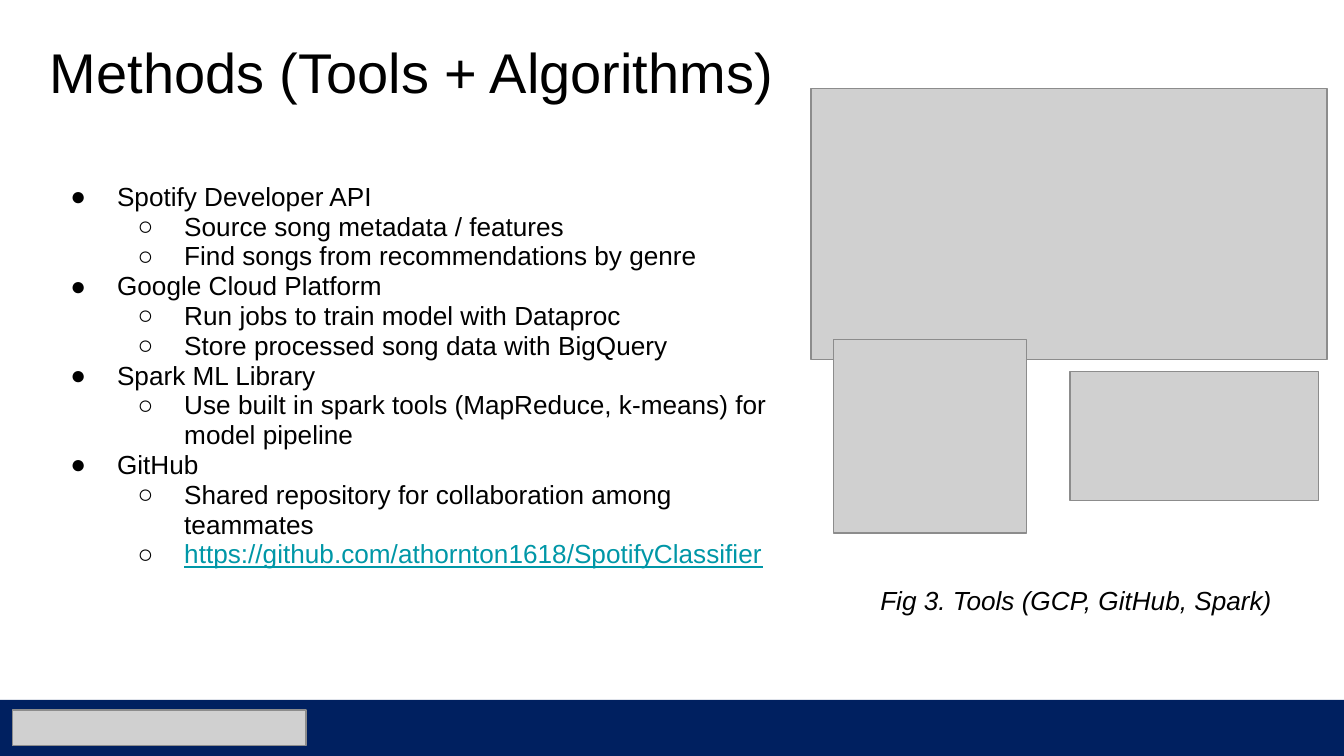
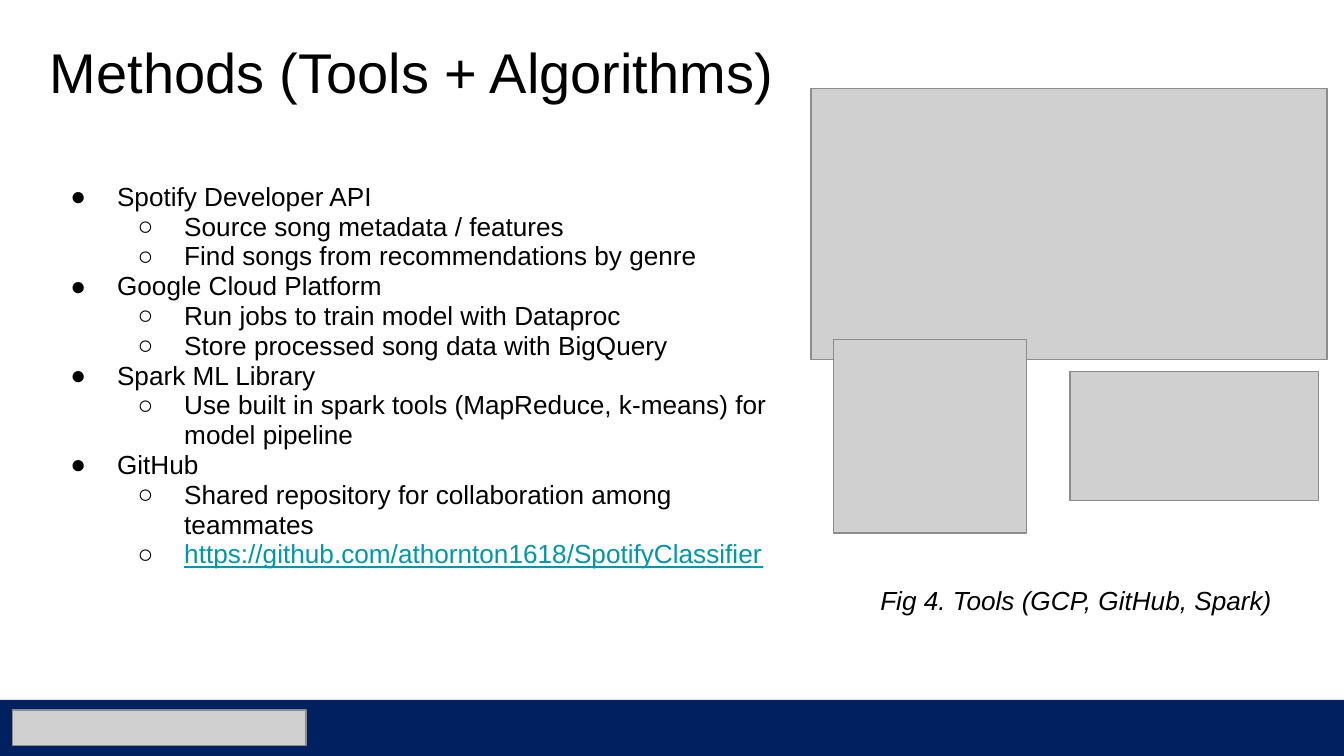
Before and after one commit to athornton1618/SpotifyClassifier, a slide deck: slide 5 of Documentation/Spotify Classifier Proposal.pptx. Drawn at 1344x756 pixels with LibreOffice and Linux fonts; fonts in the diff are those of the drawing; grey boxes stand for pictures. Boxes give left, top, right and bottom in pixels: in the first picture for what was removed or moved away, otherwise in the second. Text is boxed around its words. In the diff, an @@ line names an element or a change of style, - is before the commit and + after.

```diff
--- a/Documentation/Spotify Classifier Proposal.pptx
+++ b/Documentation/Spotify Classifier Proposal.pptx
@@ text at bbox=[880, 591, 1271, 616]: text changed @@
-Fig 3. Tools (GCP, GitHub, Spark)
+Fig 4. Tools (GCP, GitHub, Spark)
```
Also in this commit, not shown: 2 other slides changed.
